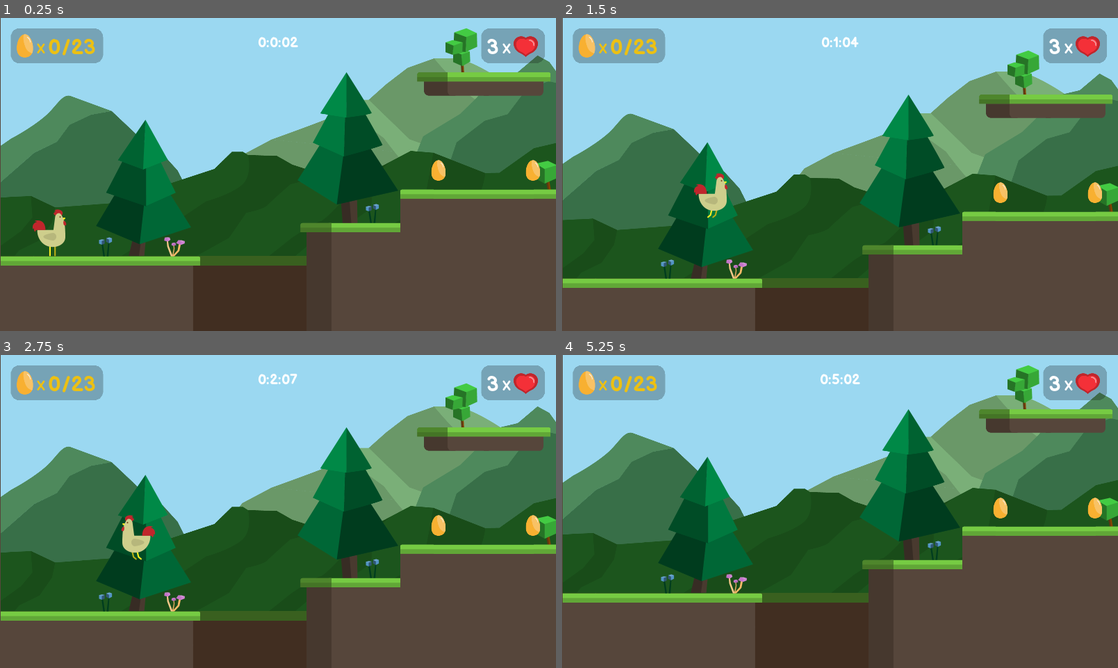
Above: before the commit, frames 1-4 (two rows, left to right).
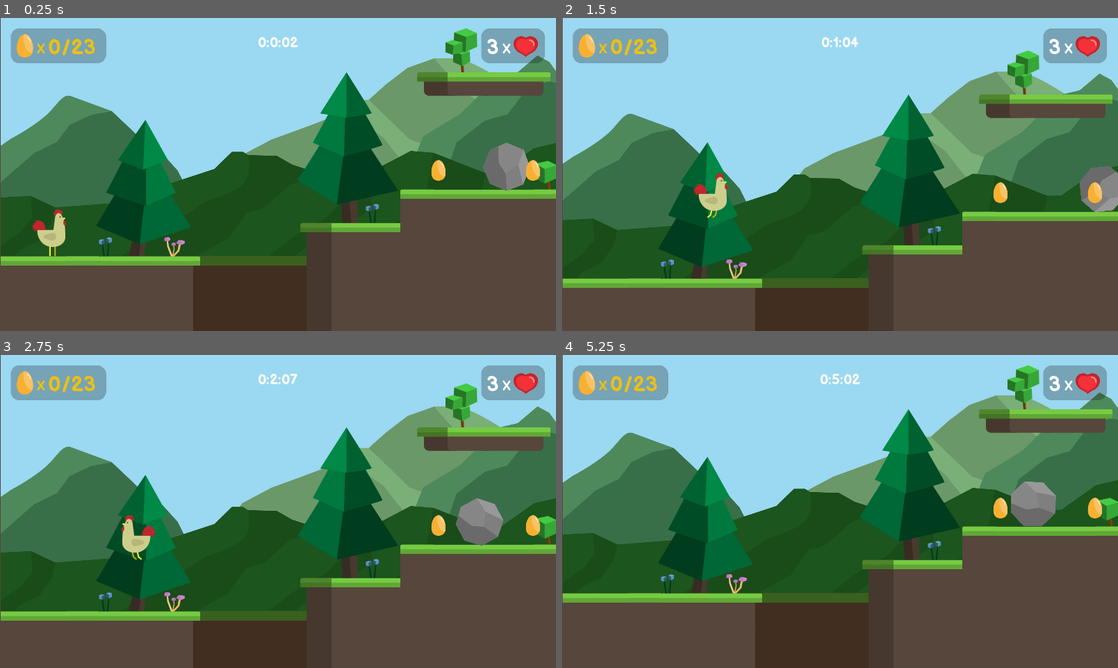
Above: after the commit, the same moments.

Repository: CutieCat2804/TheGoldenEgg
Game: Godot game, scene res://Scenes/Level/Level2.tscn
Same seed, same stepped clock (60 frames per second), same inputs: the game is played once before the commit and once after it. This scene is started directly instead of the project's main scene.
Inputs:
- Up to frame 1 (0.25 s): no input
- Up to frame 2 (1.5 s): hold Right (right) from 0.53 s (still down); tap Space (jump) at 0.6, 0.77, 1.07, 1.35 s
- Up to frame 3 (2.75 s): tap Space (jump) at 1.52, 1.82, 2.1 s; release Right (right) at 2.03 s; hold A (left) from 2.03 s (still down)
- Up to frame 4 (5.25 s): release A (left) at 2.78 s; hold Right (right) 2.78-4.28 s; tap Space (jump) at 2.85, 3.02, 3.32, 3.6, 3.77, 4.07, 4.35, 4.52, 4.82, 5.1 s; hold A (left) 4.28-5.03 s; hold Right (right) from 5.03 s (still down)

The runs differ from the first frame. In frame 1, 1.0% of the frame differs, in the area x 12-95%, y 3-77%; in frame 2, 0.8%; in frame 3, 1.0%; in frame 4, 1.0%, in the area x 12-89%, y 3-77%.

Commit message:
fixed Sounds, added Stone enemy

Diff:
--- a/Scenes/Coin/coin.tscn
+++ b/Scenes/Coin/coin.tscn
@@ -60,5 +60,6 @@
 
 [node name="CoinSound" type="AudioStreamPlayer" parent="."]
 stream = ExtResource( 3 )
+volume_db = -25.0
 [connection signal="body_entered" from="." to="." method="_on_coin_body_entered"]
 [connection signal="animation_finished" from="AnimationPlayer" to="." method="_on_AnimationPlayer_animation_finished"]
--- /dev/null
+++ b/Scenes/Enemy/Enemy.gd
@@ -0,0 +1,41 @@
+extends KinematicBody2D
+
+signal playerGotHurt
+
+var velocity = Vector2()
+# export: Jeder Enemy hat einzeln! diese Variable im Inspector
+# Enemies können sich nach belieben in die eine oder andere Richtung bewegen
+export var direction = -1
+const GRAVITY = 35
+const SPEED = 140
+const FLOORCHECKERPOSITION = 80
+
+func _ready():
+	# setzt die RayCast2D Position auf das linke oder rechte Ende des CollisionShapes2D
+	$floor_checker.position.x = FLOORCHECKERPOSITION * direction
+
+func _physics_process(delta):
+	# checkt ob Enemy eine Wand berührt
+	if is_on_wall() or not $floor_checker.is_colliding() and is_on_floor():
+		# ändert die Richtung des Enemies
+		direction = direction * -1
+
+		# spielt die richtige Animation abhängig von der Richtung ab
+		if direction == 1:
+			$AnimationPlayer.play("rollRight")
+		else:
+			# spielt die Animation rückwärts ab
+			$AnimationPlayer.play_backwards("rollRight")
+
+		$floor_checker.position.x = FLOORCHECKERPOSITION * direction
+
+	velocity.y += GRAVITY
+
+	velocity.x = SPEED * direction
+
+	velocity = move_and_slide(velocity,Vector2.UP)
+
+# Signal kommt von der Area2D, die den Damage checkt
+func _on_DamageChecker_body_entered(body):
+	print("_on_DamageChecker_body_entered")
+	emit_signal("playerGotHurt")
--- /dev/null
+++ b/Scenes/Enemy/Enemy.tscn
@@ -0,0 +1,59 @@
+[gd_scene load_steps=6 format=2]
+
+[ext_resource path="res://assets/Stein/Stein-01.png" type="Texture" id=8]
+[ext_resource path="res://Scenes/Enemy/Enemy.gd" type="Script" id=9]
+
+[sub_resource type="CircleShape2D" id=2]
+radius = 128.702
+
+[sub_resource type="Animation" id=3]
+resource_name = "rollRight"
+length = 4.0
+loop = true
+tracks/0/type = "value"
+tracks/0/path = NodePath(".:rotation_degrees")
+tracks/0/interp = 1
+tracks/0/loop_wrap = true
+tracks/0/imported = false
+tracks/0/enabled = true
+tracks/0/keys = {
+"times": PoolRealArray( 0, 1, 2, 3, 4 ),
+"transitions": PoolRealArray( 1, 1, 1, 1, 1 ),
+"update": 0,
+"values": [ 0.0, 90.0, 180.0, 270.0, 360.0 ]
+}
+
+[sub_resource type="CircleShape2D" id=4]
+radius = 132.688
+
+[node name="Enemy " type="KinematicBody2D"]
+scale = Vector2( 0.5, 0.5 )
+collision_layer = 16
+collision_mask = 18
+script = ExtResource( 9 )
+direction = 1
+
+[node name="Sprite" type="Sprite" parent="."]
+texture = ExtResource( 8 )
+
+[node name="CollisionShape2D" type="CollisionShape2D" parent="."]
+shape = SubResource( 2 )
+
+[node name="floor_checker" type="RayCast2D" parent="."]
+position = Vector2( -80, 0 )
+enabled = true
+cast_to = Vector2( 0, 140 )
+collision_mask = 2
+
+[node name="AnimationPlayer" type="AnimationPlayer" parent="."]
+root_node = NodePath("../Sprite")
+autoplay = "rollRight"
+anims/rollRight = SubResource( 3 )
+
+[node name="DamageChecker" type="Area2D" parent="."]
+collision_layer = 0
+
+[node name="CollisionShape2D" type="CollisionShape2D" parent="DamageChecker"]
+position = Vector2( -2.24487, -1.12247 )
+shape = SubResource( 4 )
+[connection signal="body_entered" from="DamageChecker" to="." method="_on_DamageChecker_body_entered"]
--- a/Scenes/Level/HUD.tscn
+++ b/Scenes/Level/HUD.tscn
@@ -32,7 +32,7 @@
 [node name="CoinPanel" type="Panel" parent="."]
 margin_left = 25.0
 margin_top = 24.0
-margin_right = 237.0
+margin_right = 244.0
 margin_bottom = 104.0
 custom_styles/panel = ExtResource( 5 )
 __meta__ = {
--- a/Scenes/Level/Level1.tscn
+++ b/Scenes/Level/Level1.tscn
@@ -195,7 +195,7 @@
 scale = Vector2( 0.75, 0.75 )
 tile_set = ExtResource( 18 )
 collision_layer = 2
-collision_mask = 17
+collision_mask = 16
 format = 1
 tile_data = PoolIntArray( -1769474, 4, 0, -1638402, 4, 0, -1507330, 4, 0, -1376258, 4, 0, -1245186, 4, 0, -1114114, 4,  …(4199 unchanged characters)…
 
@@ -203,7 +203,7 @@
 scale = Vector2( 0.75, 0.75 )
 tile_set = ExtResource( 19 )
 collision_layer = 2
-collision_mask = 17
+collision_mask = 16
 format = 1
 tile_data = PoolIntArray( -1179483, 0, 0, -1179481, 1, 0, -1179479, 1, 0, -1179477, 2, 0, -982886, 0, 0, -982884, 1, 0, …(1023 unchanged characters)…
 
@@ -217,6 +217,7 @@
 [node name="FallZone" type="Area2D" parent="."]
 position = Vector2( 2208, 816 )
 collision_layer = 4
+collision_mask = 0
 __meta__ = {
 "_edit_group_": true
 }
@@ -284,10 +285,13 @@
 
 [node name="AudioStreamPlayer" type="AudioStreamPlayer" parent="."]
 stream = ExtResource( 16 )
-volume_db = -10.0
+volume_db = -40.0
 autoplay = true
 [connection signal="looseLife" from="Player" to="HUD" method="_on_Player_looseLife"]
 [connection signal="body_entered" from="FallZone" to="Player" method="_on_FallZone_body_entered"]
+[connection signal="body_entered" from="FallZone" to="Player" method="_on_FallZone_body"]
+[connection signal="body_entered" from="FallZone" to="Player" method="_on_player_dead"]
+[connection signal="body_entered" from="FallZone" to="Player" method="_on_dead"]
 [connection signal="coin_collected" from="Coins/coin1" to="HUD" method="_on_coin_collected"]
 [connection signal="coin_collected" from="Coins/coin2" to="HUD" method="_on_coin_collected"]
 [connection signal="coin_collected" from="Coins/coin3" to="HUD" method="_on_coin_collected"]
--- a/Scenes/Level/Level2.tscn
+++ b/Scenes/Level/Level2.tscn
@@ -20,6 +20,7 @@
 [ext_resource path="res://assets/background/Büsche/Büsche_Zeichenfläche 1-03.png" type="Texture" id=18]
 [ext_resource path="res://assets/background/Büsche/Büsche_Zeichenfläche 1-02.png" type="Texture" id=19]
 [ext_resource path="res://assets/background/Pflanzen/Pflanzen-03.png" type="Texture" id=20]
+[ext_resource path="res://Scenes/Enemy/Enemy.tscn" type="PackedScene" id=21]
 
 [sub_resource type="RectangleShape2D" id=1]
 extents = Vector2( 5216, 76.7195 )
@@ -241,16 +242,27 @@
 scale = Vector2( 0.75, 0.75 )
 tile_set = ExtResource( 1 )
 collision_layer = 2
-collision_mask = 17
+collision_mask = 16
 format = 1
-tile_data = PoolIntArray( -1638402, 4, 0, -1507330, 4, 0, -1 …(2469 unchanged characters)…  0, 524288, 6, 0, 524290, 6, 0, 524292, 6, 0, 524294, 6, 0, 524296, 6, 0, 524298, …(2037 unchanged characters)…
+tile_data = PoolIntArray( -1638402, 4, 0, -1507330, 4, 0, -1 …(2469 unchanged characters)…  0, 524288, 6, 0, 524290, 6, 0, 524292, 10, 0, 524294, 6, 0, 524296, 6, 0, 524298, …(2037 unchanged characters)…
 
 [node name="TileMap One-Way" type="TileMap" parent="."]
 scale = Vector2( 0.75, 0.75 )
 tile_set = ExtResource( 2 )
 collision_layer = 2
-collision_mask = 17
+collision_mask = 16
 format = 1
+
+[node name="Enemies" type="Node2D" parent="."]
+
+[node name="Enemy" parent="Enemies" instance=ExtResource( 21 )]
+position = Vector2( 1424, 112 )
+
+[node name="Enemy2" parent="Enemies" instance=ExtResource( 21 )]
+position = Vector2( 4192, -688 )
+
+[node name="Enemy3" parent="Enemies" instance=ExtResource( 21 )]
+position = Vector2( 9328, 80 )
 
 [node name="Player" parent="." instance=ExtResource( 6 )]
 position = Vector2( 150.893, 307.031 )
@@ -261,6 +273,7 @@
 [node name="FallZone" type="Area2D" parent="."]
 position = Vector2( 2208, 816 )
 collision_layer = 4
+collision_mask = 0
 __meta__ = {
 "_edit_group_": true
 }
@@ -345,8 +358,11 @@
 
 [node name="AudioStreamPlayer" type="AudioStreamPlayer" parent="."]
 stream = ExtResource( 3 )
-volume_db = -10.0
+volume_db = -40.0
 autoplay = true
+[connection signal="playerGotHurt" from="Enemies/Enemy" to="Player" method="_on_Enemy_playerGotHurt"]
+[connection signal="playerGotHurt" from="Enemies/Enemy2" to="Player" method="_on_Enemy_playerGotHurt"]
+[connection signal="playerGotHurt" from="Enemies/Enemy3" to="Player" method="_on_Enemy_playerGotHurt"]
 [connection signal="looseLife" from="Player" to="HUD" method="_on_Player_looseLife"]
 [connection signal="body_entered" from="FallZone" to="Player" method="_on_FallZone_body_entered"]
 [connection signal="coin_collected" from="Coins/coin1" to="HUD" method="_on_coin_collected"]
--- a/Scenes/Menus/TitleMenu/TitleMenu.tscn
+++ b/Scenes/Menus/TitleMenu/TitleMenu.tscn
@@ -92,10 +92,10 @@
 texture = ExtResource( 5 )
 
 [node name="PlayButton" type="Button" parent="."]
-margin_left = 0.155884
-margin_top = 198.283
-margin_right = 1280.16
-margin_bottom = 282.283
+anchor_left = 0.380078
+anchor_top = 0.286111
+anchor_right = 0.619922
+anchor_bottom = 0.402778
 custom_styles/focus = SubResource( 2 )
 custom_fonts/font = SubResource( 3 )
 custom_colors/font_color = Color( 0.976471, 0.764706, 0.4, 1 )
@@ -105,7 +105,7 @@
 flat = true
 script = ExtResource( 1 )
 __meta__ = {
-"_edit_use_anchors_": false
+"_edit_use_anchors_": true
 }
 
 [node name="HighscoreLabel" type="Label" parent="."]
--- a/Scenes/Player/Player.gd
+++ b/Scenes/Player/Player.gd
@@ -14,27 +14,30 @@
 var jump_count = 0
 var on_ground = false
 
+var gotHurt = false
+
 # beinhaltet alles, was sechzig Mal pro Sekunde ausgeführt werden soll (z.B Bewegung)
 func _physics_process(delta):
-	# right und left selbst erstellter Input
-	# Input Tasten ändern: Project - Input Map - Add New Action - Press Plus - Bind Key
-	# Sprite.play() setzt die Animation|Sprite.flip_h flippt die Animation
-	if Input.is_action_pressed("right"):
-		velocity.x = SPEED
-		$Sprite.flip_h = false
-		if is_on_floor():
-			$Sprite.play("walk")
-	elif Input.is_action_pressed("left"):
-		velocity.x = -SPEED
-		$Sprite.flip_h = true
-		if is_on_floor():
-			$Sprite.play("walk")
-	else:
-		if is_on_floor():
-			$Sprite.play("idle")
+	if gotHurt == false:
+		# right und left selbst erstellter Input
+		# Input Tasten ändern: Project - Input Map - Add New Action - Press Plus - Bind Key
+		# Sprite.play() setzt die Animation|Sprite.flip_h flippt die Animation
+		if Input.is_action_pressed("right"):
+			velocity.x = SPEED
+			$Sprite.flip_h = false
+			if is_on_floor():
+				$Sprite.play("walk")
+		elif Input.is_action_pressed("left"):
+			velocity.x = -SPEED
+			$Sprite.flip_h = true
+			if is_on_floor():
+				$Sprite.play("walk")
+		else:
+			if is_on_floor():
+				$Sprite.play("idle")
 
-	if not is_on_floor():
-		$Sprite.play("jump")
+		if not is_on_floor():
+			$Sprite.play("jump")
 
 	# Lässt den Player fallen|Je länger er fällt desto schneller fällt er
 	velocity.y += GRAVITY
@@ -74,10 +77,22 @@
 	# Spieler bleibt durch diese Funktion langsam wieder stehen
 	velocity.x = lerp(velocity.x,0,0.1)
 
+func _on_Enemy_playerGotHurt():
+	velocity.y = -700
+	$CollisionShape2D.disabled = true
+	$Sprite.play("idle")
+	self.collision_mask = 0
+	self.collision_layer = 0
+	playerDeath()
+
 # Wenn die FallZone (Area2D) betreten wird, also man runterfällt, wird die Szene reseted
+func _on_FallZone_body_entered(body):
+	playerDeath()
+
 # get_tree() gibt den Szenenbaum, wo sich die Node drin befindet zurück
 # mit change_scene wird dann die Szene zu der der Player wechseln soll ausgewählt
-func _on_FallZone_body_entered(body):
+func playerDeath():
+	gotHurt = true
 	$DeathSound.play()
 	deathTimer.set_wait_time(1)
 	deathTimer.start()
@@ -89,5 +104,9 @@
 	else:
 		# setzt die Player(self) Position auf die Position der Position2D Node zurück
 		self.position = get_parent().get_node("Position2D").position
+		$CollisionShape2D.disabled = false
+		self.collision_mask = 23
+		self.collision_layer = 1
+		gotHurt = false
 		# sendet Signal an das HUD, um dort das Leben richtig anzuzeigen
 		emit_signal("looseLife")
--- a/Scenes/Player/Player.tscn
+++ b/Scenes/Player/Player.tscn
@@ -36,6 +36,7 @@
 
 [node name="Player" type="KinematicBody2D"]
 position = Vector2( 0, -0.707108 )
+collision_mask = 23
 script = ExtResource( 2 )
 __meta__ = {
 "_edit_group_": true
@@ -54,7 +55,7 @@
 
 [node name="DeathSound" type="AudioStreamPlayer" parent="."]
 stream = ExtResource( 11 )
-volume_db = 3.0
+volume_db = -20.0
 
 [node name="Camera2D" type="Camera2D" parent="."]
 current = true
Not shown: 1 places in Scenes/Level/Level2.tscn that only renumber resources
Binary file added: assets/Stein/Stein-01.png
Not shown, added: assets/Stein/Stein-01.png.import
Not shown, changed: export_presets.cfg
Not shown, added: assets/Stein/Stein.ai
